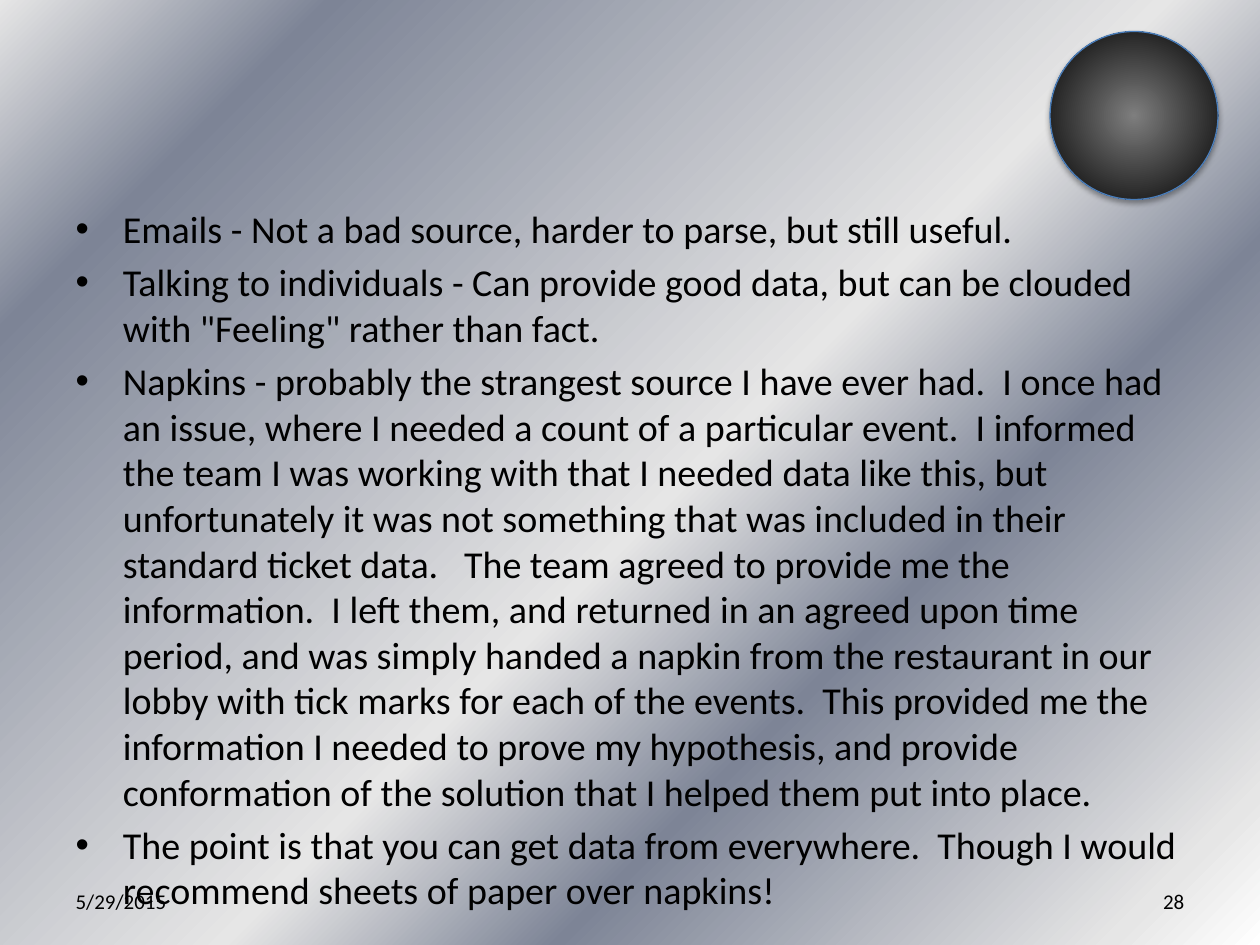
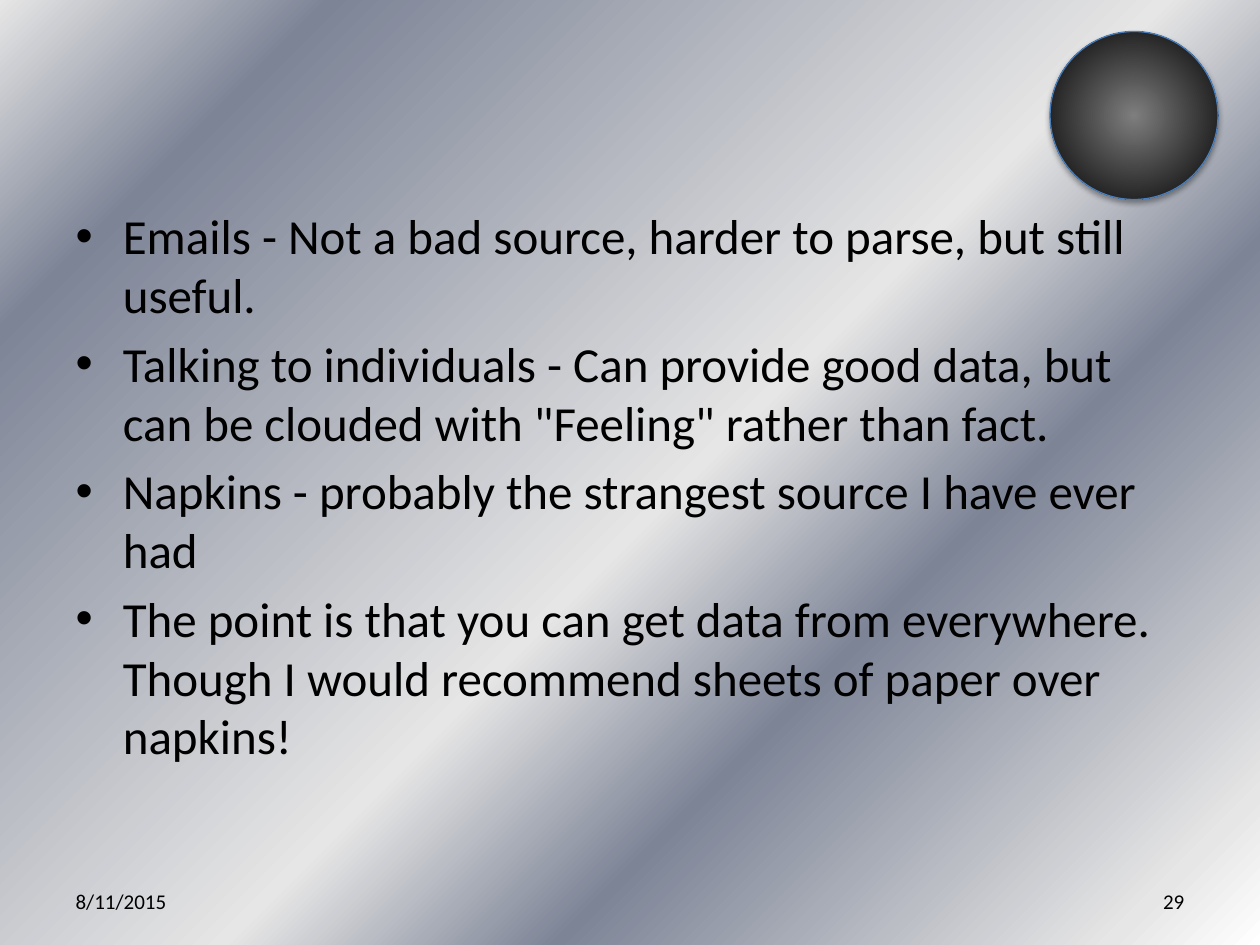
Before and after one commit to jegroom102080/What_is_Data_Science_Anyway, a slide deck: slide 29 of What is Data Science Anyway.pptx (slide 28 before the commit). Drawn at 1260x945 pixels with LibreOffice and Linux fonts; fonts in the diff are those of the drawing. Boxes give left, top, right and bottom in pixels: in the first picture for what was removed or moved away, otherwise in the second. Text is boxed around its words. In the diff, an @@ line names an element or a change of style, - is before the commit and + after.

```diff
--- a/What is Data Science Anyway.pptx
+++ b/What is Data Science Anyway.pptx
@@ text at [123,220,1150,762]: size 21.7 to 28 pt in "Emails - Not a bad source, harder ...", "Talking to individuals - Can provide good ...", "The point is that you can get ..."; more space between paragraphs @@
@@ text at [123,475,1136,569]: text changed; size 21.7 to 28 pt @@
-• Napkins - probably the strangest source I have ever had. I once had an issue, where I needed a count of a particular event. I informed the team I was working with that I needed data like this, but unfortunately it was not something that was included in their standard ticket data. The team agreed to provide me the information. I left them, and returned in an agreed upon time period, and was simply handed a napkin from the restaurant in our lobby with tick marks for each of the events. This provided me the information I needed to prove my hypothesis, and provide conformation of the solution that I helped them put into place.
+• Napkins - probably the strangest source I have ever had
@@ text at [76,894,167,910]: text changed @@
-5/29/2015
+8/11/2015
@@ page number at [1163,895,1184,909]: text changed @@
-28
+29
```
Also in this commit, not shown: 44 other slides changed, 1 slide added.
